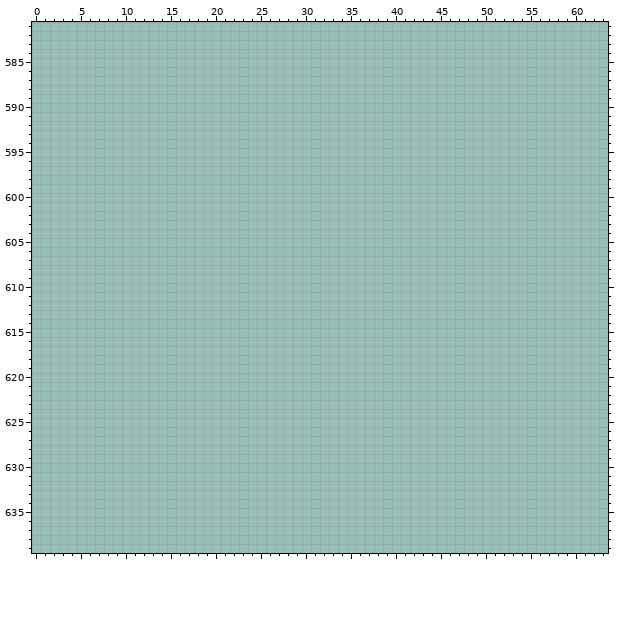
One commit to this pixel-art file: Leore/Content/effects.aseprite. The first picture shows the starting point.
320x640 pixels, 1 frame. Colours within 5 levels of each other are drawn and written as one. Shown: x 0..63, y 581..639. The commit also changed other parts of the picture, which this record leaves out.
The same view after the edit:
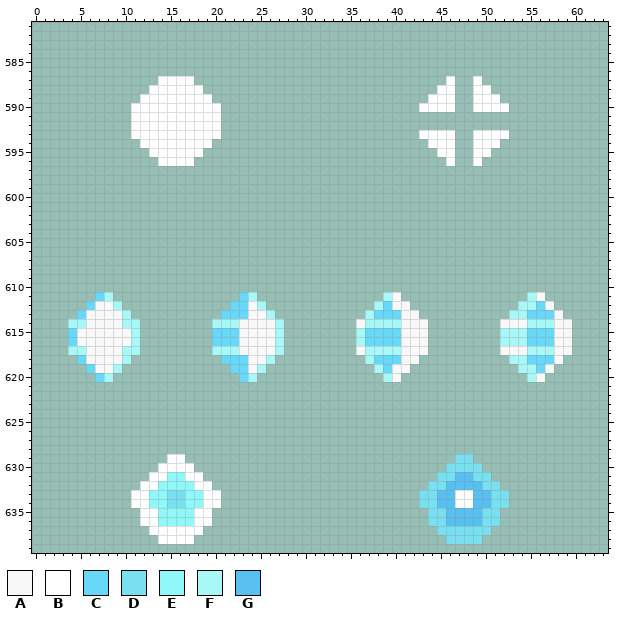
Palette (. is transparent): A #f8f8f8  B #ffffff  C #68d8f8  D #78e0f0  E #90f8f8  F #a8f8f8  G #58c0f0
The exact change:
The edit adds colour A in row 611 at x 40 and 56; in row 612 at x 7 to 8, 24, 40 to 41 and 57; in row 613 at x 6 to 9, 24 to 25, 41 to 42 and 58; in row 614 at x 6 to 9, 23 to 26, 36, 41 to 43, 52 to 54 and 58 to 59; in rows 615 to 616 at x 5 to 10, 23 to 26, 41 to 43 and 58 to 59; in row 617 at x 6 to 9, 23 to 26, 36, 41 to 43, 52 to 54 and 58 to 59.
The edit adds colour A in row 618 at x 6 to 9, 24 to 25, 41 to 42 and 58; in row 619 at x 7 to 8, 24, 40 to 41 and 57; in row 620 at x 40 and 56.
The edit adds colour B in row 587 at x 14 to 17, 46 and 49; in row 588 at x 13 to 18, 45 to 46 and 49 to 50; in row 589 at x 12 to 19, 44 to 46 and 49 to 51; in row 590 at x 11 to 20, 43 to 46 and 49 to 52; in rows 591 to 592 at x 11 to 20; in row 593 at x 11 to 20, 43 to 46 and 49 to 52.
The edit adds colour B in row 594 at x 12 to 19, 44 to 46 and 49 to 51; in row 595 at x 13 to 18, 45 to 46 and 49 to 50; in row 596 at x 14 to 17, 46 and 49; in row 629 at x 15 to 16; in row 630 at x 14 to 17; in row 631 at x 13 to 14 and 17 to 18.
The edit adds colour B in row 632 at x 12 to 13 and 18 to 19; in rows 633 to 634 at x 11 to 12, 19 to 20 and 47 to 48; in rows 635 to 636 at x 12 to 13 and 18 to 19; in row 637 at x 13 to 18; in row 638 at x 14 to 17.
The edit adds colour C in row 611 at x 7 and 23; in row 612 at x 6, 22 to 23, 39 and 56; in row 613 at x 5, 21 to 23, 38 to 40 and 55 to 57; in rows 615 to 616 at x 4, 20 to 22, 37 to 40 and 55 to 57; in row 618 at x 5, 21 to 23, 38 to 40 and 55 to 57; in row 619 at x 6, 22 to 23, 39 and 56.
The edit adds colour C in row 620 at x 7 and 23.
The edit adds colour D in row 629 at x 47 to 48; in row 630 at x 46 to 49; in row 631 at x 45 to 46 and 49 to 50; in row 632 at x 44 to 45 and 50 to 51; in rows 633 to 634 at x 15 to 16, 43 to 44 and 51 to 52; in rows 635 to 636 at x 44 to 45 and 50 to 51.
The edit adds colour D in row 637 at x 45 to 50; in row 638 at x 46 to 49.
The edit adds colour E in row 631 at x 15 to 16; in row 632 at x 14 to 17; in rows 633 to 634 at x 13 to 14 and 17 to 18; in rows 635 to 636 at x 14 to 17.
The edit adds colour F in row 611 at x 8, 24, 39 and 55; in row 612 at x 9, 25, 38 and 54 to 55; in row 613 at x 10, 26, 37 and 53 to 54; in row 614 at x 4 to 5, 10 to 11, 20 to 22, 27, 37 to 40 and 55 to 57; in rows 615 to 616 at x 11, 27, 36 and 52 to 54; in row 617 at x 4 to 5, 10 to 11, 20 to 22, 27, 37 to 40 and 55 to 57.
The edit adds colour F in row 618 at x 10, 26, 37 and 53 to 54; in row 619 at x 9, 25, 38 and 54 to 55; in row 620 at x 8, 24, 39 and 55.
The edit adds colour G in row 631 at x 47 to 48; in row 632 at x 46 to 49; in rows 633 to 634 at x 45 to 46 and 49 to 50; in rows 635 to 636 at x 46 to 49.
Changed places in both pictures, as pixel boxes (x1, y1, x2, y2):
added: (131, 76, 221, 166)
added: (419, 76, 509, 166)
added: (68, 292, 140, 382)
added: (212, 292, 284, 382)
added: (356, 292, 428, 382)
added: (500, 292, 572, 382)
added: (131, 454, 221, 544)
added: (419, 454, 509, 544)
